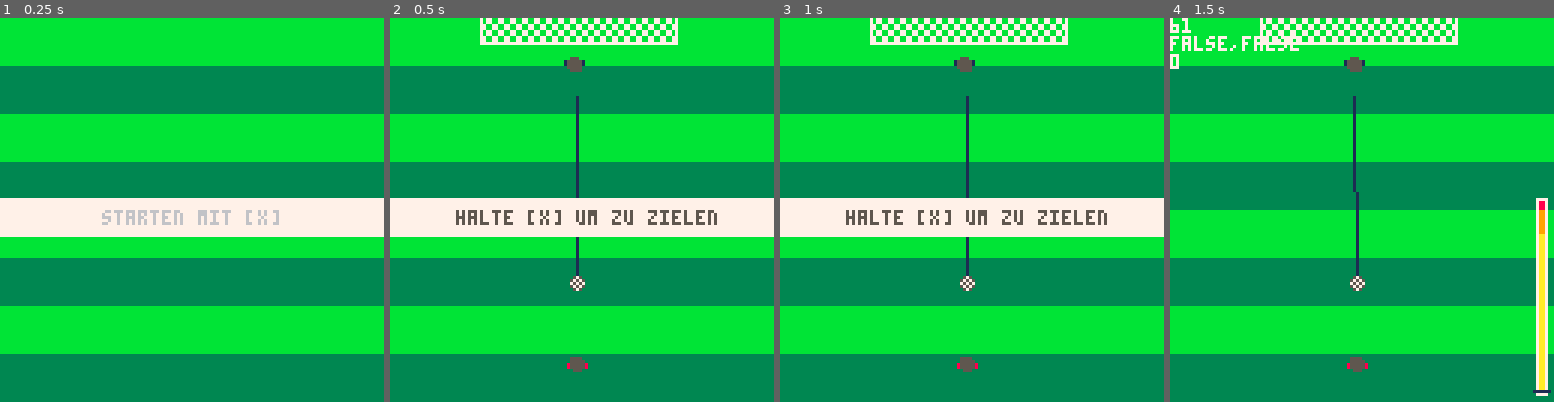
Above: before the commit, frames 1-4 (left to right).
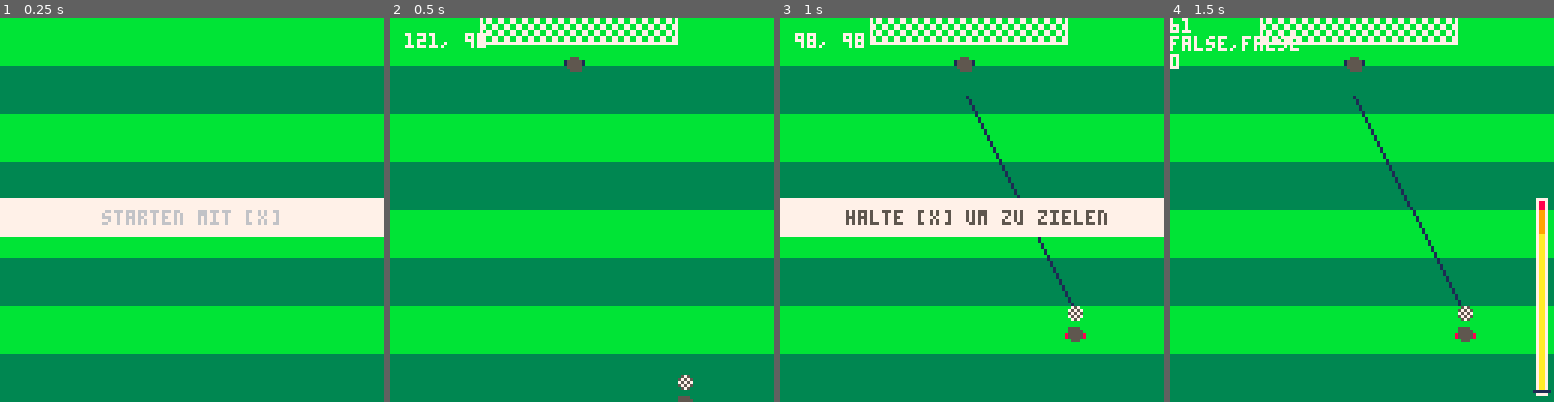
Above: after the commit, the same moments.

Repository: zothynine/torchance
Game: PICO-8 cartridge elfmeter.p8
Same seed, same stepped clock (60 frames per second), same inputs: the game is played once before the commit and once after it.
Inputs:
- Up to frame 1 (0.25 s): no input
- Up to frame 2 (0.5 s): tap X (X key) at 0.33 s
- Up to frame 3 (1 s): no input
- Up to frame 4 (1.5 s): tap X (X key) at 1.07 s

Frame 1 is identical in both runs. In frame 2, 11% of the frame differs, in the area x 0-100%, y 3-100%; in frame 3, 1.5%; in frame 4, 1.4%.

Commit message:
Random ball position and pattern animation

Diff:
--- a/elfmeter.p8
+++ b/elfmeter.p8
@@ -83,8 +83,19 @@
 --aim
 
 function update_aim()
-	xdown = btn(5)
-	check_fresh()
+
+	if ball.y > ball.ty then
+		ball.y-=1
+		player.x = ball.x-3
+		player.y = ball.y+5
+	else
+		ball.inplace = true
+	end
+
+	if ball.inplace then
+		xdown = btn(5)
+		check_fresh()
+	end
 
 	if xdown and not fresh then
 		aiming.started = true
@@ -123,10 +134,19 @@
 function draw_aim()
 	--goal top
 	draw_goal_top()
-	--aiming line
-	line(aim_x,26,ball.x,ball.y,1)
+	if ball.inplace then
+		--aiming line
+		line(aim_x,26,ball.x,ball.y,1)
+	end
 	--ball
-	fillp(ball.smallp)
+	if not ball.inplace and timer.frames%3 == 0 then
+ 	if ball.pat == ball.smallp then
+ 		ball.pat = ball.smallp2
+ 	else
+ 		ball.pat = ball.smallp
+ 	end
+ end
+	fillp(ball.pat)
 	circfill(ball.x,ball.y,ball.r,ball.col)
 	fillp()
 	--player
@@ -137,11 +157,13 @@
 	pal()
 
 	--show aiming hint
-	if not aiming.started then
+	if ball.inplace and not aiming.started then
 	 blink_hint_txt()
 		rectfill(0,60,127,72,7)
 		print("halte [x] um zu zielen",22,64,hint.txtcol)
 	end
+
+	print(ball.y..", "..ball.ty,5,5,7)
 
 end
 -->8
@@ -220,6 +242,11 @@
 --initial
 
 function _update60()
+	timer.frames += 1
+	if timer.frames == 59 then
+		timer.frames = 0
+	end
+
 	if mode == "start" then
 		update_start()
 	elseif mode == "aim" then
@@ -243,6 +270,9 @@
 
 function _init()
 	mode = "start"
+	timer = {
+		frames = 0
+	}
 	xdown = false
 	fresh = true
 	player = {}
@@ -268,11 +298,16 @@
 	hint.txtcol = hint.colors[1]
 	hint.blinktimer = 0
 	ball.r = 2
-	ball.x = 62
-	ball.y = 88
+	ball.x = flr(rnd(110))
+	ball.y = 130
+	ball.ty = 60+flr(rnd(45))
+	ball.inplace = false
 	ball.col = 0x57
 	ball.bigp = 0b0011001111001100
+	ball.bigp2 = 0b1100110000110011
 	ball.smallp = 0b0101101001011010
+	ball.smallp2 = 0b1010010110100101
+	ball.pat = ball.smallp
 end
 
 __gfx__
